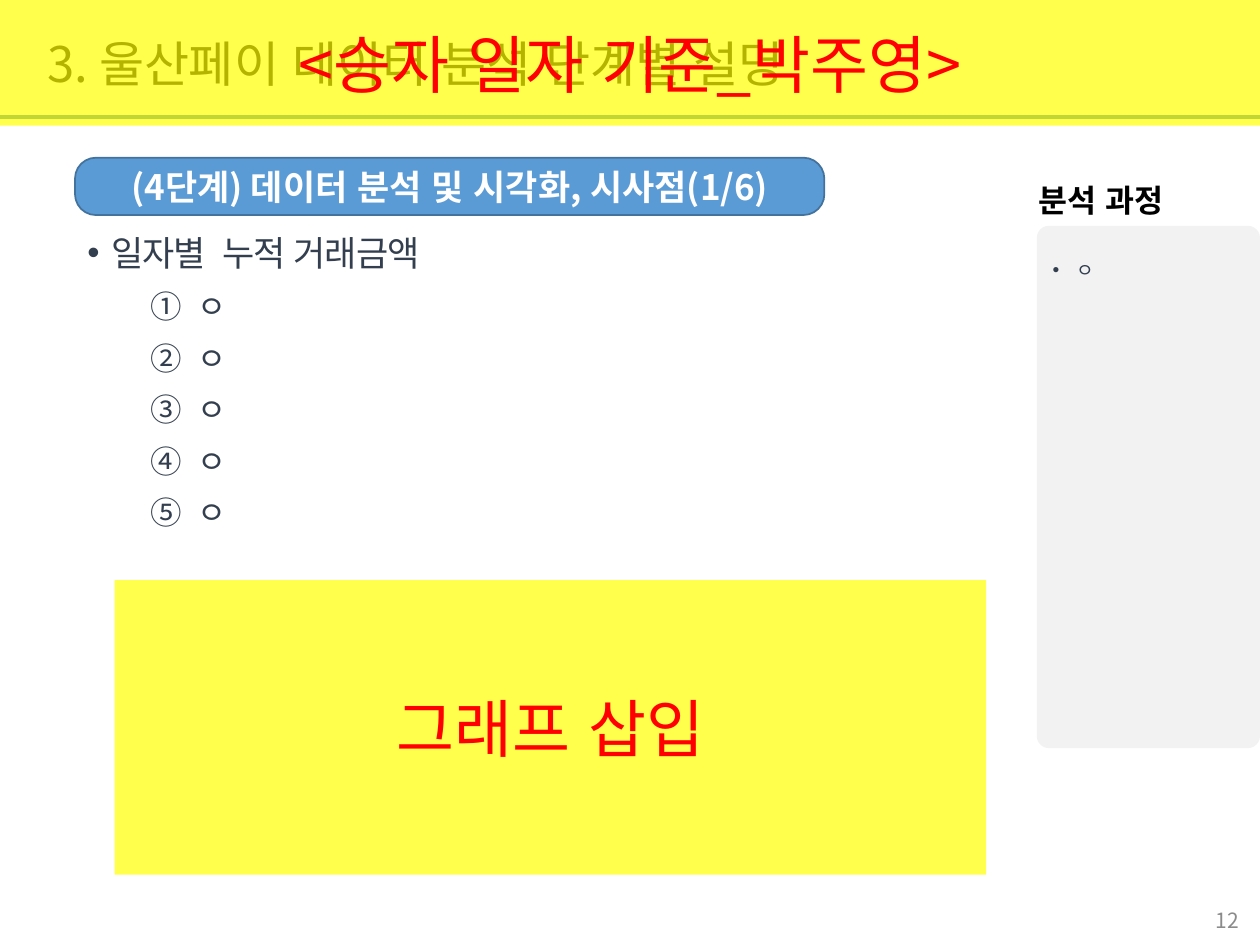
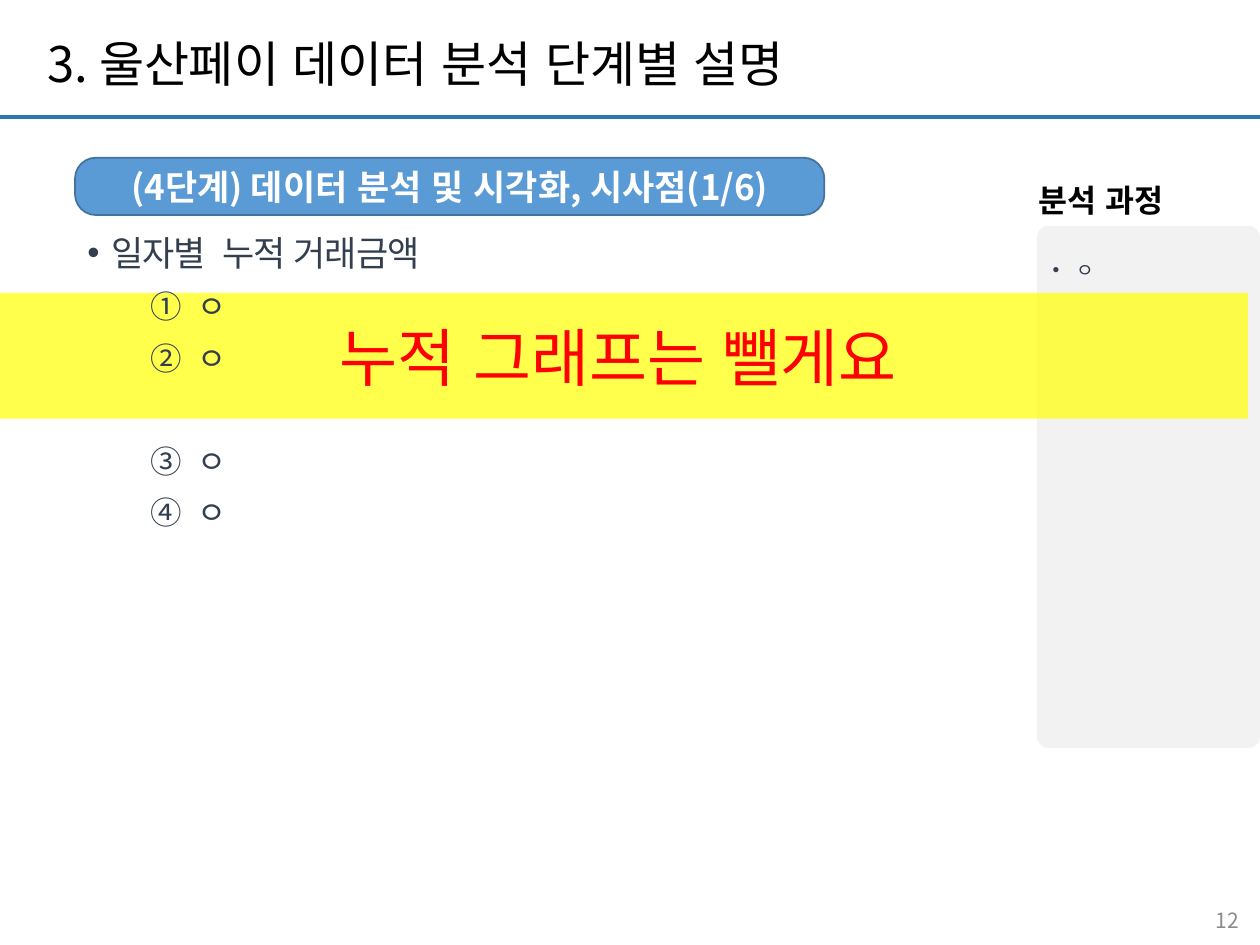
Before and after one commit to jamesjhk/Project_B, a slide deck: slide 12 of 빅데이터 기반 울산페이 사용 분석 보고서_ProjectB.pptx. Drawn at 1260x945 pixels with LibreOffice and Linux fonts; fonts in the diff are those of the drawing. Boxes give left, top, right and bottom in pixels: in the first picture for what was removed or moved away, otherwise in the second. Text is boxed around its words. In the diff, an @@ line names an element or a change of style, - is before the commit and + after.

Commit message:
박주영(요일별거래금액)ppt업로드합니당.

```diff
--- a/빅데이터 기반 울산페이 사용 분석 보고서_ProjectB.pptx
+++ b/빅데이터 기반 울산페이 사용 분석 보고서_ProjectB.pptx
@@ rectangle removed at bbox=[0, 0, 1260, 126] @@
-<승자 일자 기준_박주영>
@@ rectangle added at bbox=[0, 294, 1249, 420], fill #FFFF00 at 70% opacity, 36 pt, text #FF0000 @@
+누적 그래프는 뺄게요
@@ rectangle removed at bbox=[115, 580, 987, 874] @@
-그래프 삽입
```
Also in this commit, not shown: 2 other slides changed.
